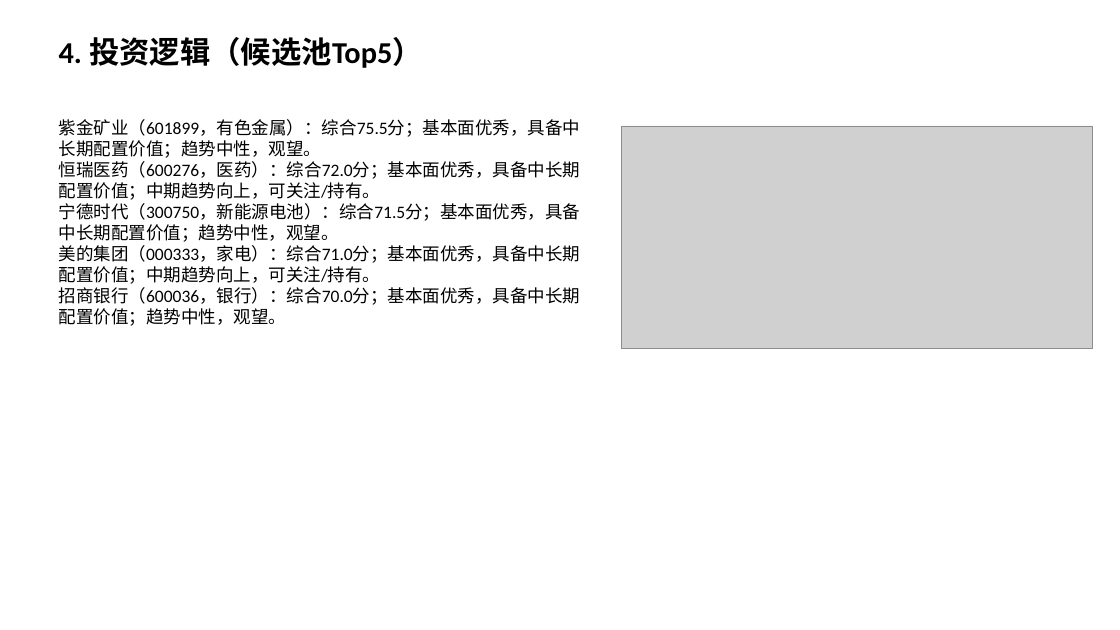
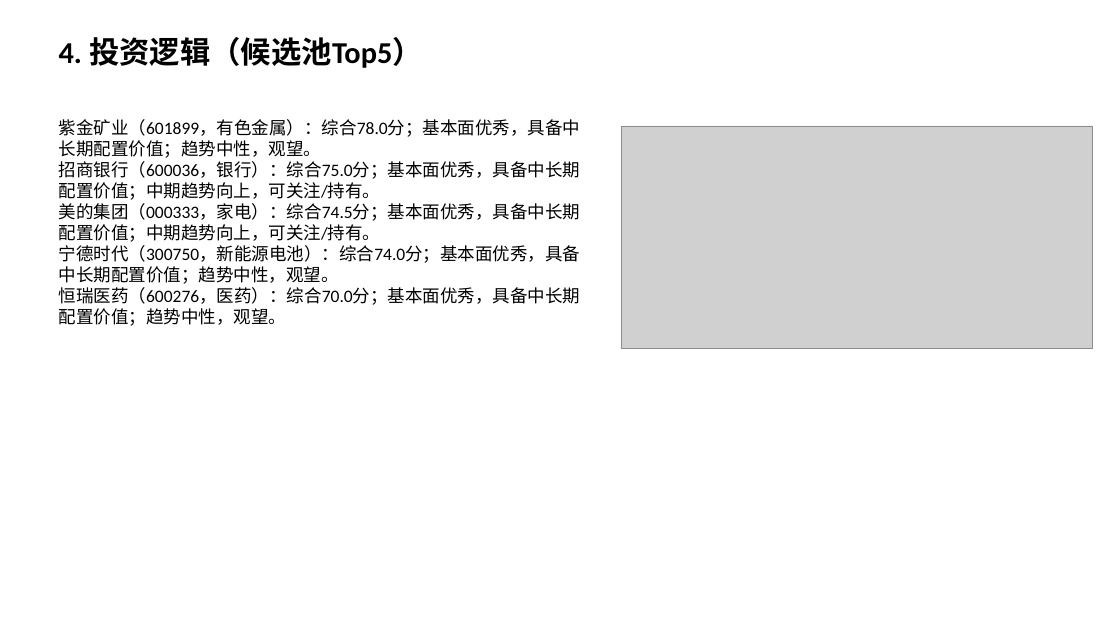
Before and after one commit to Albertdev12/pbl-workflow, a slide deck: slide 5 of outputs/12_中期路演.pptx. Drawn at 1120x630 pixels with LibreOffice and Linux fonts; fonts in the diff are those of the drawing; grey boxes stand for pictures. Boxes give left, top, right and bottom in pixels: in the first picture for what was removed or moved away, otherwise in the second. Text is boxed around its words. In the diff, an @@ line names an element or a change of style, - is before the commit and + after.

```diff
--- a/outputs/12_中期路演.pptx
+++ b/outputs/12_中期路演.pptx
@@ text at (x1=59, y1=119, x2=581, y2=326): text changed @@
-紫金矿业（601899，有色金属）：综合75.5分；基本面优秀，具备中长期配置价值；趋势中性，观望。
-恒瑞医药（600276，医药）：综合72.0分；基本面优秀，具备中长期配置价值；中期趋势向上，可关注/持有。
-宁德时代（300750，新能源电池）：综合71.5分；基本面优秀，具备中长期配置价值；趋势中性，观望。
-美的集团（000333，家电）：综合71.0分；基本面优秀，具备中长期配置价值；中期趋势向上，可关注/持有。
-招商银行（600036，银行）：综合70.0分；基本面优秀，具备中长期配置价值；趋势中性，观望。
+紫金矿业（601899，有色金属）：综合78.0分；基本面优秀，具备中长期配置价值；趋势中性，观望。
+招商银行（600036，银行）：综合75.0分；基本面优秀，具备中长期配置价值；中期趋势向上，可关注/持有。
+美的集团（000333，家电）：综合74.5分；基本面优秀，具备中长期配置价值；中期趋势向上，可关注/持有。
+宁德时代（300750，新能源电池）：综合74.0分；基本面优秀，具备中长期配置价值；趋势中性，观望。
+恒瑞医药（600276，医药）：综合70.0分；基本面优秀，具备中长期配置价值；趋势中性，观望。
```
Also in this commit, not shown: 3 other slides changed, 43 other files.
